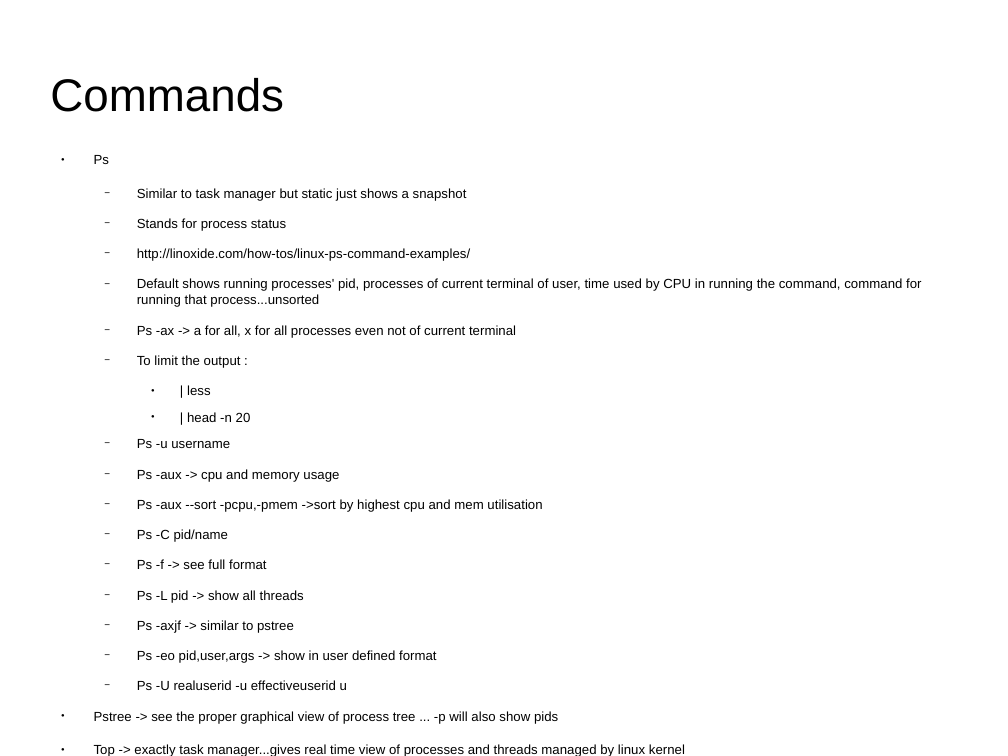
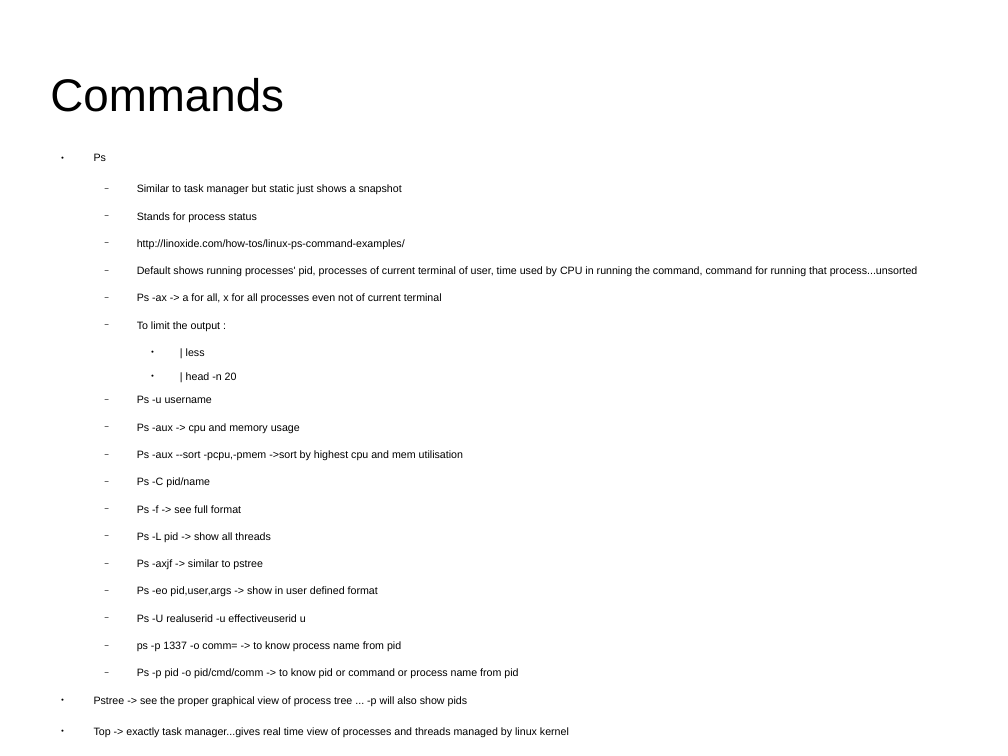
Before and after one commit to tanmayrajani/Internship_PreWork, a slide deck: slide 8 of Shell_Script/Shell_Script_Notes.odp. Drawn at 1008x756 pixels with LibreOffice and Linux fonts; fonts in the diff are those of the drawing; background and template pictures are left out. Boxes give left, top, right and bottom in pixels: in the first picture for what was removed or moved away, otherwise in the second. Text is boxed around its words. In the diff, an @@ line names an element or a change of style, - is before the commit and + after.

```diff
--- a/Shell_Script/Shell_Script_Notes.odp
+++ b/Shell_Script/Shell_Script_Notes.odp
@@ text at (94,153,918,737): size 10.4 to 8.4 pt in "Ps", "Similar to task manager but static just ...", "Stands for process status", "http://linoxide.com/how-tos/linux-ps-command-examples/" and 19 more places @@
@@ text at (137,641,518,679): paragraphs added @@
+  − ps -p 1337 -o comm= -> to know process name from pid
+  − Ps -p pid -o pid/cmd/comm -> to know pid or command or process name from pid
```
Also in this commit, not shown: 1 other slide changed, 1 slide added, 1 other file.
